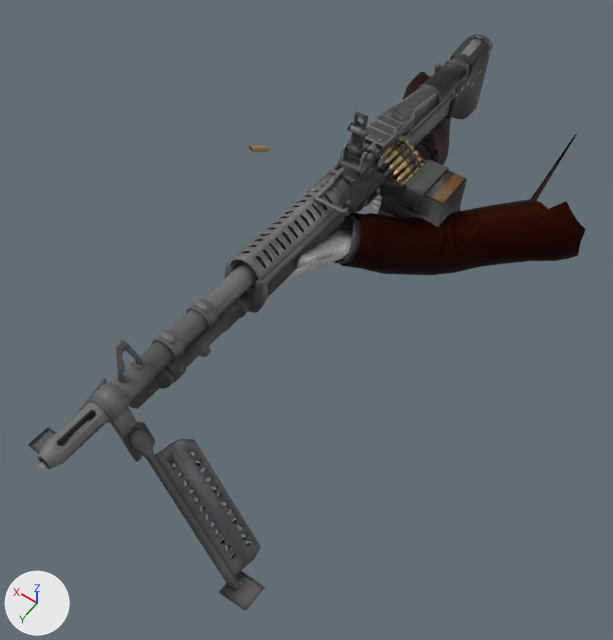
An edit to the OBJ model GameData/Animations/LMG/Fire/frame_13.obj, drawn before and after from the same camera.
The view is the same before and after, from a camera (50 mm lens) standing at (-0.81, 2.06, 1.36) and looking at (0.05, 0.86, -0.53). Every picture has the same lights, and +X, +Y and +Z are marked at lower left. Where no turn or scale is listed for an object, it has been applied to the vertices.
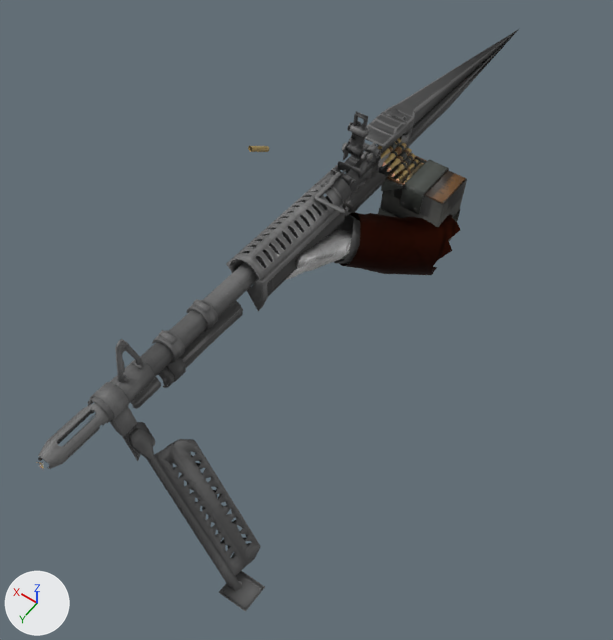
Boxes (x1, y1, x2, y2) around the edits, measured in the pictures (613 x 640 px):
'Mesh.005', reshaped: before (28, 34, 493, 611); after (38, 29, 519, 611)
'PlayerModelMerged.001_PlayerModelMerged', reshaped (42% narrower, 67% shorter): before (287, 72, 586, 279); after (287, 212, 460, 279)
part 1 of me_mesh_005, deleted: before (28, 35, 483, 454)
part 2 of me_mesh_005, cut back: before (37, 34, 493, 469); after (38, 29, 519, 461)
part 3 of me_playermodelmerged_001_playermodelmerged, deleted: before (371, 150, 422, 212)
part 4 of me_playermodelmerged_001_playermodelmerged, deleted (black): before (403, 72, 451, 165)
part 5 of me_playermodelmerged_001_playermodelmerged, deleted: before (418, 142, 435, 161)
part 6 of me_playermodelmerged_001_playermodelmerged, deleted (black): before (432, 133, 586, 275)

The change, as a list of edits to the scene's bpy script:
```text
Change me_mesh_005:
    used by ob_mesh_005; location = (0.0, 0.0, 0.0)
    remove me_mesh_005.from_pydata(...)  # 10811 vertices, 20781 faces, 17 loose edges; spans x -0.31..0.42, y -0.18..1.71, z -0.59..0.02
    add me_mesh_005.from_pydata(...)  # 3878 vertices, 6644 faces, 13 loose edges; spans x -0.31..0.14, y -0.54..1.71, z -0.59..0.02
    me_mesh_005 part 1: 21 loose pieces with 2255 vertices, spanning x -0.1..0.42, y -0.18..1.59, z -0.59..-0.13, are deleted
    me_mesh_005 part 2: 191 vertices moved within x -0.1..0.12, y 0.38..1.71, z -0.33..-0.06; 4772 vertices removed from x -0.15..0.15, y -0.18..1.71, z -0.47..-0.06; 94 vertices added at x -0.05..0.12, y -0.54..1.43, z -0.37..-0.03
Change me_playermodelmerged_001_playermodelmerged:
    used by ob_playermodelmerged_001_playermodelmerged; location = (0.0, 0.0, 0.0)
    remove me_playermodelmerged_001_playermodelmerged.from_pydata(...)  # 1157 vertices, 2192 faces; spans x -0.493..0.464, y -0.419..0.965, z -0.783..-0.2
    add me_playermodelmerged_001_playermodelmerged.from_pydata(...)  # 475 vertices, 890 faces; spans x -0.219..0.148, y 0.453..0.965, z -0.486..-0.2
    me_playermodelmerged_001_playermodelmerged part 3: the loose piece of 328 vertices spanning x 0.046..0.145, y 0.192..0.473, z -0.493..-0.334 is deleted
    me_playermodelmerged_001_playermodelmerged part 4: the loose piece of 208 vertices spanning x 0.028..0.464, y -0.419..0.274, z -0.783..-0.363 is deleted
    me_playermodelmerged_001_playermodelmerged part 5: the loose piece of 40 vertices spanning x 0.03..0.17, y 0.135..0.29, z -0.529..-0.363 is deleted
    me_playermodelmerged_001_playermodelmerged part 6
    106 vertices are removed from x -0.493..-0.132, y -0.126..0.551, z -0.489..-0.25
    210 faces are deleted
```
